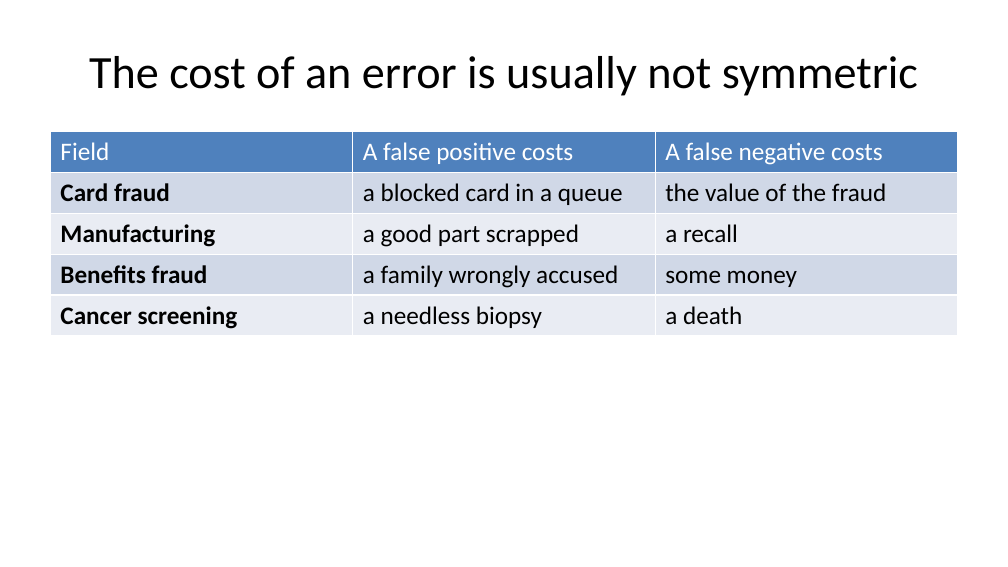
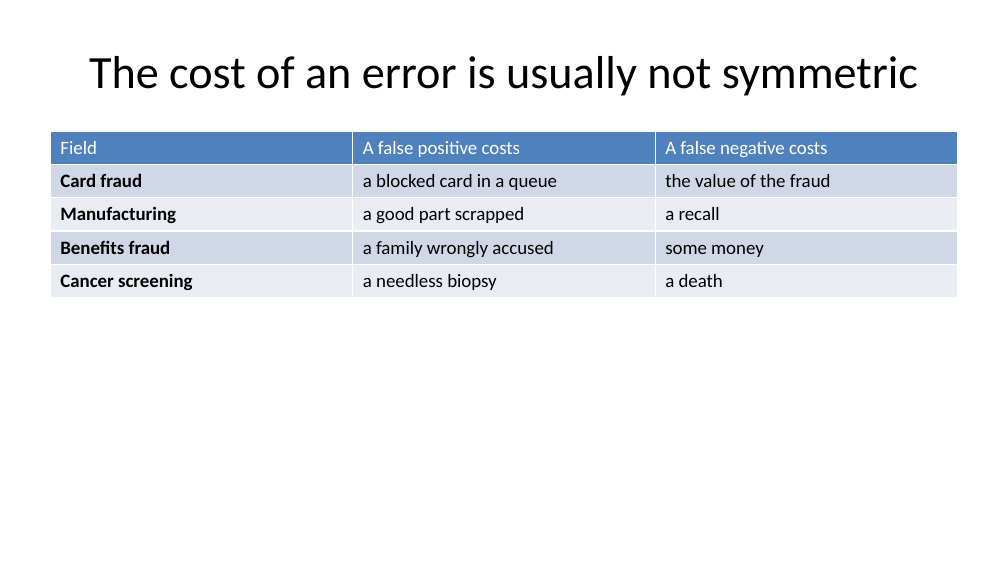
Before and after one commit to pauldubois98/AdcancedTopicsDataScience2026, a slide deck: slide 65 of Course01/slides.pptx. Drawn at 1008x567 pixels with LibreOffice and Linux fonts; fonts in the diff are those of the drawing. Boxes give left, top, right and bottom in pixels: in the first picture for what was removed or moved away, otherwise in the second. Text is boxed around its words. In the diff, an @@ line names an element or a change of style, - is before the commit and + after.

```diff
--- a/Course01/slides.pptx
+++ b/Course01/slides.pptx
@@ table at [50,132,958,297] @@
@@ fill #D0D8E8 to #D0D8E7 in 6 cells @@
@@ fill #E9EDF4 to #E9ECF3 in 6 cells @@
@@ size 18 to 13.5 pt @@
@@ borders changed @@
```
Also in this commit, not shown: 26 other slides changed, 1 other file.
